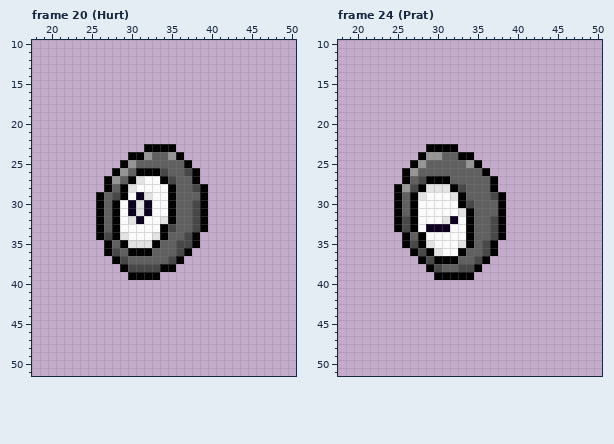
Two states of a pixel-art file, anims/unownD.aseprite. This is how it looked before the edit.
64x64 pixels, 24 frames. Shown: frame 20 (Hurt): x 18..50, y 10..51; frame 24 (Prat): x 18..50, y 10..51.
Now the later version:
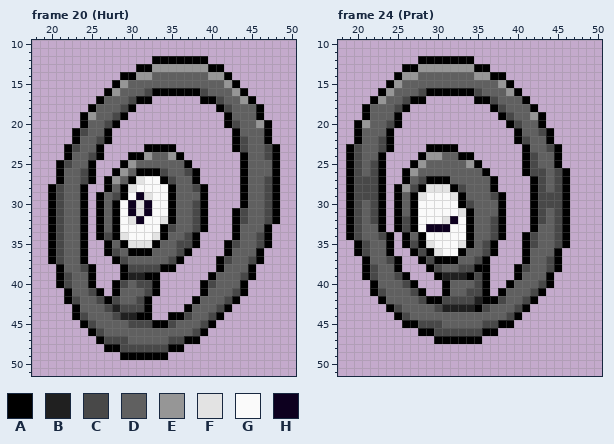
Palette (. is transparent): A #000000  B #202020  C #484848  D #606060  E #969696  F #e3e3e3  G #fafafa  H #0d001f
From old to new:
--- frame 20 (Hurt), layer "Prongs"
@@ x 18..50 @@
 11 .................................
-12 .................................
-13 .................................
-14 .................................
-15 .................................
-16 .................................
-17 .................................
-18 .................................
-19 .................................
-20 .................................
-21 .................................
-22 .................................
-23 ..............AAAA...............
-24 ............AAEDDEA..............
-25 ...........AEDDDDDDA.............
-26 ..........AEDAAACDDCA............
-27 .........AEDAFGGACDDA............
-28 .........ADAFGGGGADDCA...........
-29 ........ADCAGHFGGADDDA...........
-30 ........ADAGHFHGGADDCA...........
-31 ........ADAGHFHGGADDCA...........
-32 ........ADAGFHGGFADDCA...........
-33 ........ADAGGGGGACDDCA...........
-34 ........ACAFGGGFADDCA............
-35 .........ADAFFFADDCCA............
-36 .........ACDAAADDDCA.............
-37 ..........ACDDDDDCA..............
-38 ...........ACCCCAA...............
-39 ............AAAA.................
-40 .................................
-41 .................................
-42 .................................
-43 .................................
-44 .................................
-45 .................................
-46 .................................
-47 .................................
-48 .................................
-49 .................................
+12 ...............AAAAAAA...........
+13 .............AAEEEEEEEAA.........
+14 ...........AAEEDDDDDDDEEA........
+15 ..........AEDDDDDDDDDDDDEA.......
+16 .........AEDDDCAAAAAACDDDEA......
+17 ........ADDDCAA......AACDDEA.....
+18 .......ADDDCA..........ACDDDA....
+19 ......AEDDCA............ADDDA....
+20 ......ADDCA.............ACDDEA...
+21 .....ACDDA...............ADDDA...
+22 .....ADDCA...............ACDDA...
+23 ....ACDDA.....AAAA.......ACDDCA..
+24 ....ADDCA...AAEDDEA.......ADDCA..
+25 ...ACDDA...AEDDDDDDA......ADDDA..
+26 ...ADDCA..AEDAAACDDCA.....ADDDA..
+27 ...ADDCA.AEDAFGGACDDA.....ADDCA..
+28 ..ACDDA..ADAFGGGGADDCA....ADDCA..
+29 ..ACDDA.ADCAGHFGGADDDA....ADDCA..
+30 ..ACDDA.ADAGHFHGGADDCA....ADDCA..
+31 ..ACDDA.ADAGHFHGGADDCA...ACDDCA..
+32 ..ACDDA.ADAGFHGGFADDCA...ACDDCA..
+33 ..ACDDA.ADAGGGGGACDDCA...ADDDA...
+34 ..ACDDA.ACAFGGGFADDCA....ADDCA...
+35 ..ACDDA..ADAFFFADDCCA...ACDDCA...
+36 ..ACDDA..ACDAAADDDCA....ADDDA....
+37 ..ACDDA...ACDDDDDCA....ACDDCA....
+38 ...ADDCA...ACCCCAA.....ADDDA.....
+39 ...ACDDA...ABBAA......ADDDCA.....
+40 ...ACDDA..ACDCCA.....ACDDDA......
+41 ....ADDCA.ADDDCA.....ADDDCA......
+42 ....ACDDCACDDCA.....ADDDCA.......
+43 .....ADDDCBCCCA....ADDDCA........
+44 .....ACDDDCBBAA..AACDDCA.........
+45 ......ACDDDDCCCAACDDDCA..........
+46 .......ACDDDDDDDDDDDCA...........
+47 ........ACCCDDDDDCCAA............
+48 .........AACCCCCCAA..............
+49 ...........AAAAAA................
 50 .................................
--- frame 24 (Prat), layer "Prongs"
@@ x 18..50 @@
 11 .................................
-12 .................................
-13 .................................
-14 .................................
-15 .................................
-16 .................................
-17 .................................
-18 .................................
-19 .................................
-20 .................................
-21 .................................
-22 .................................
-23 ...........AAAA..................
-24 ..........AEEDDAA................
-25 .........AEDDDDDEA...............
-26 ........AEDDDDDDDDA..............
-27 ........ADCAAADDDDDA.............
-28 .......AECAFFFACDDDA.............
-29 .......ADAFGGGFADDDCA............
-30 .......ADAGGGGGACDDDA............
-31 .......ADAGGGGGFADDDA............
-32 .......ACAGGGFHGADDCA............
-33 .......ACAGHHHGGADDCA............
-34 ........ADAGGGGGADDCA............
-35 ........ACAFGGGFADCA.............
-36 .........ACAFGGADDCA.............
-37 ..........ACAAADDCA..............
-38 ...........ACDDCCA...............
-39 ............AAAAA................
-40 .................................
-41 .................................
-42 .................................
-43 .................................
-44 .................................
-45 .................................
-46 .................................
-47 .................................
+12 ..........AAAAAAA................
+13 ........AAEEEEEEEAA..............
+14 .......AEEDDDDDDDEEAA............
+15 ......AEDDDDDDDDDDDDEA...........
+16 .....AEDDDCAAAAAACDDDEA..........
+17 ....AEDDCAA......AACDDDA.........
+18 ...ADDDCA..........ACDDDA........
+19 ...ADDDA............ACDDEA.......
+20 ..AEDDCA.............ACDDA.......
+21 ..ADDDA...............ADDCA......
+22 ..ADDCA...............ACDDA......
+23 .ACDDCA....AAAA........ADDCA.....
+24 .ACDDA....AEEDDAA......ACDDA.....
+25 .ACDCA...AEDDDDDEA.....ACDDA.....
+26 .ACDCA..AEDDDDDDDDA....ACCDCA....
+27 .ACCCA..ADCAAADDDDDA....ACDCA....
+28 .ACCCA.AECAFFFACDDDA....ACDCA....
+29 .ACCCA.ADAFGGGFADDDCA...ACCCA....
+30 .ACDCA.ADAGGGGGACDDDA...ACCCA....
+31 .ACDCA.ADAGGGGGFADDDA...ACDCA....
+32 .ACDCA.ACAGGGFHGADDCA...ACDCA....
+33 .ACDDA.ACAGHHHGGADDCA...ADDCA....
+34 .ACDDCA.ADAGGGGGADDCA..ACDDCA....
+35 ..ACDDA.ACAFGGGFADCA...ACDDCA....
+36 ..ACDDA..ACAFGGADDCA...ADDDA.....
+37 ...ADDCA..ACAAADDCA....ADDCA.....
+38 ...ACDDA...ACDDCCAA...ACDDCA.....
+39 ...ACDDCA...ABBBACA...ADDDA......
+40 ....ADDDCA...ADDDCA..ADDDCA......
+41 ....ACDDDCA..ADDCCA.ADDDCA.......
+42 .....ADDDDCAACCCCBAACDDCA........
+43 ......ACDDDDCBBBBACDDDCA.........
+44 .......ACDDDDDDDDDDDDCA..........
+45 ........AACCCDDDDDCCAA...........
+46 ..........AACCCCCCAA.............
+47 ............AAAAAA...............
 48 .................................
Pixel boxes of the changes (left, top, right, bottom) in both pictures:
changed: (48, 56, 280, 360)
changed: (346, 56, 570, 344)
